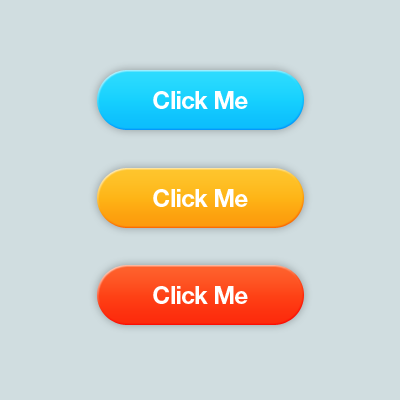
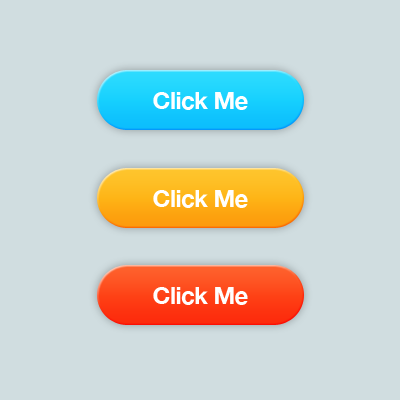
Revision of a layered 400x400 image; what changed, layer by layer:
painted on "Click Me" (1st of 3, in "Button 1") over [153, 91, 248, 110]
painted on "Click Me" (2nd of 3, in "Button 2") over [153, 189, 248, 208]
painted on "Click Me" (3rd of 3, in "Button 3") over [153, 286, 248, 305]
